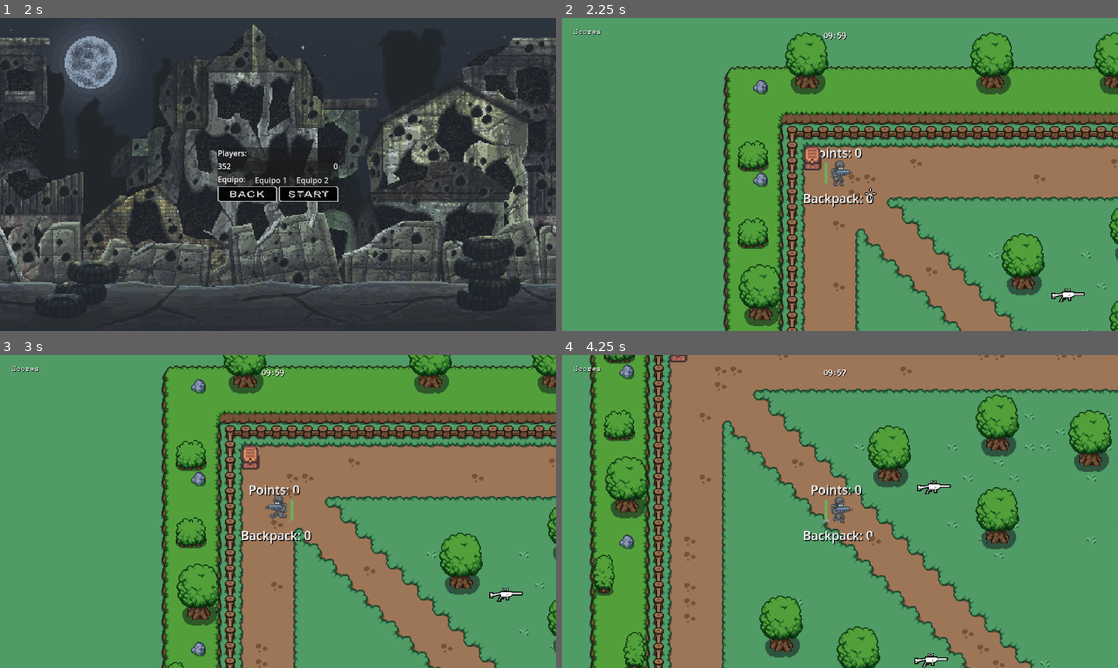
Above: before the commit, frames 1-4 (two rows, left to right).
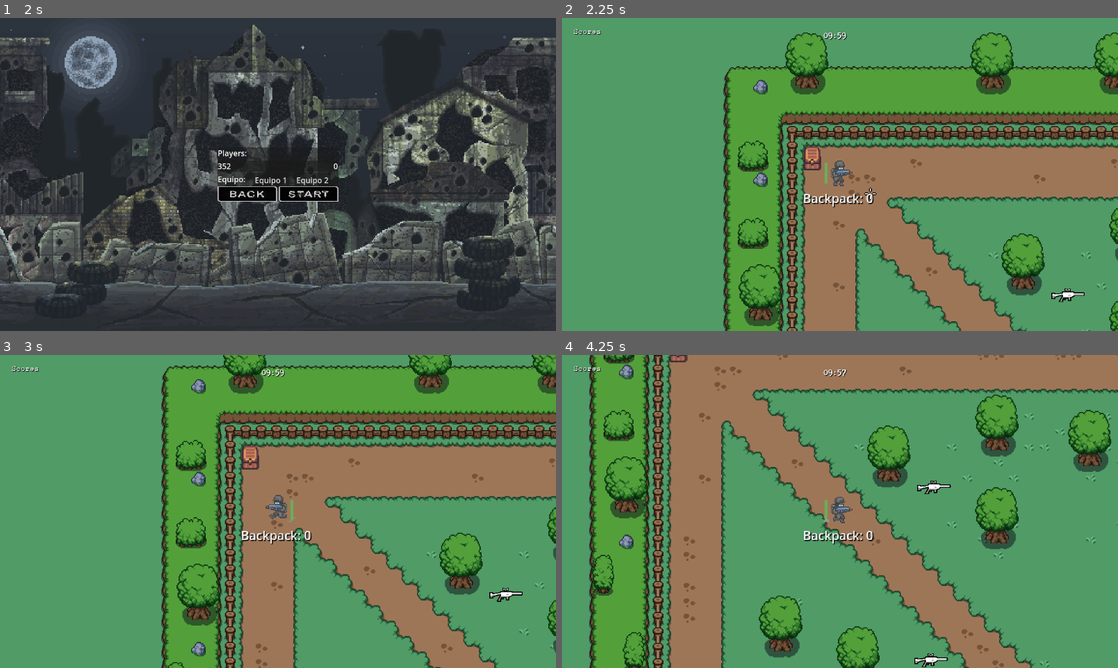
Above: after the commit, the same moments.

Repository: Milwer7/Tiamat-Studios-Game
Game: Godot game, scene res://scenes/start_menu.tscn
The game is run twice, just before and just after one commit, with the same random seed, the same clock (stepped at 60 frames per second) and the same inputs.
Inputs (mouse positions are in pixels of both pictures, inside the frame that each line leads up to):
- Up to frame 1 (2 s): tap Enter at 0.5 s; move the mouse to (400, 158) at 0.52 s; hold D (move_right) 0.53-1.25 s; click (400, 158) at 0.6 s; click (244, 202) at 1.25 s
- Up to frame 2 (2.25 s): click "Ready" at 2 s
- Up to frame 3 (3 s): move the mouse to (166, 527) at 2.77 s; hold S (move_down) from 2.78 s (still down); tap E (pick) at 2.85 s
- Up to frame 4 (4.25 s): move the mouse to (895, 442) at 3.52 s; release S (move_down) at 3.53 s; hold D (move_right) from 3.53 s (still down); hold Enter from 3.53 s (still down)

Frame 1 is identical in both runs. In frame 2, 0.2% of the frame differs, in the area x 43-95%, y 41-91%; in frame 3, 0.2%; in frame 4, 5.0%, in the area x 4-100%, y 0-100%.
Error in both runs: Cannot call method 'get_unique_id' on a null value. (res://scripts/lobby.gd:108)

Commit message:
minor bug fixes

Diff:
--- a/scenes/Player.tscn
+++ b/scenes/Player.tscn
@@ -280,6 +280,7 @@
 [sub_resource type="AnimationNodeStateMachinePlayback" id="AnimationNodeStateMachinePlayback_mmd1w"]
 
 [node name="Player" type="CharacterBody2D" groups=["Player"]]
+motion_mode = 1
 script = ExtResource("1_jd037")
 
 [node name="CollisionShape2D" type="CollisionShape2D" parent="."]
@@ -319,6 +320,8 @@
 shape = SubResource("CircleShape2D_rfwvt")
 
 [node name="Label" type="Label" parent="."]
+z_index = 10
+z_as_relative = false
 offset_left = -48.0
 offset_top = 19.0
 offset_right = 56.0
@@ -326,15 +329,6 @@
 theme_override_colors/font_shadow_color = Color(0, 0, 0, 1)
 text = "Backpack: 0"
 
-[node name="Label2" type="Label" parent="."]
-offset_left = -38.0
-offset_top = -40.0
-offset_right = 47.0
-offset_bottom = -18.0
-theme_override_colors/font_shadow_color = Color(0, 0, 0, 1)
-text = "Points: 0
-"
-
 [node name="CharacterCamera" type="Camera2D" parent="."]
 zoom = Vector2(2, 2)
 
--- a/scripts/player.gd
+++ b/scripts/player.gd
@@ -9,7 +9,6 @@
 @export var points = 0
 @onready var label = $Label
 @onready var deposit_delay = $depositDelay
-@onready var label_2 = $Label2
 @onready var character_camera = $CharacterCamera
 @onready var animation_player = $AnimationPlayer
 @onready var animation_tree = $AnimationTree
@@ -114,7 +113,6 @@
 func send_points(value):
 	points = value
 	scores_updated.emit() # TODO: Fix scores
-	label_2.text = "Points: " + str(points)
 
 @rpc("call_local", "reliable")
 func send_backpack(value):
